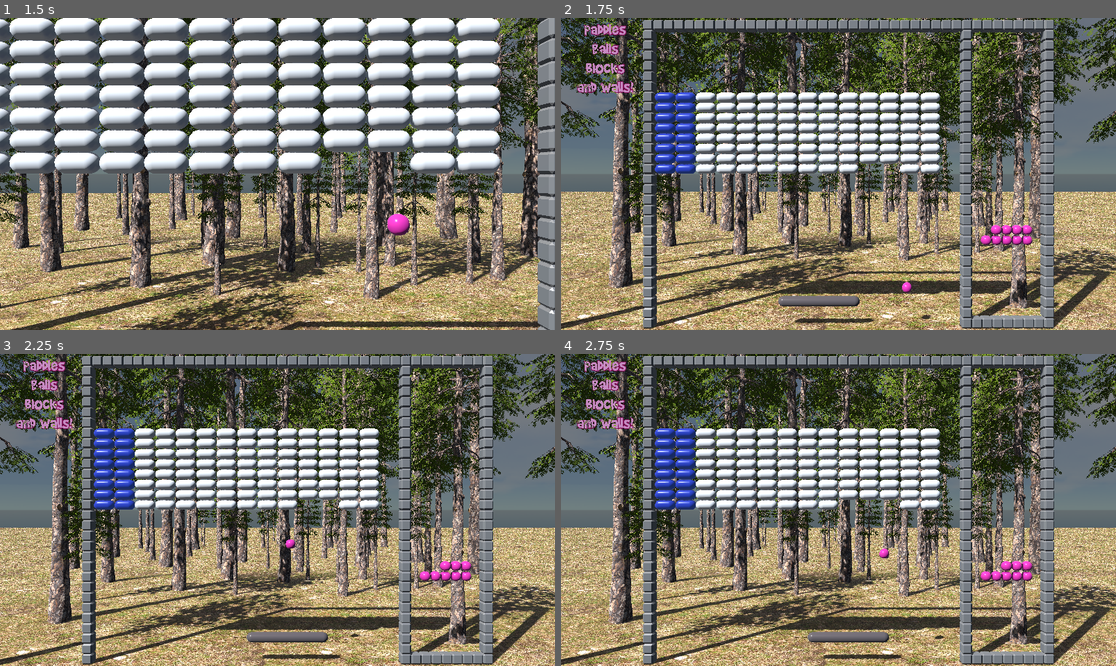
Above: before the commit, frames 1-4 (two rows, left to right).
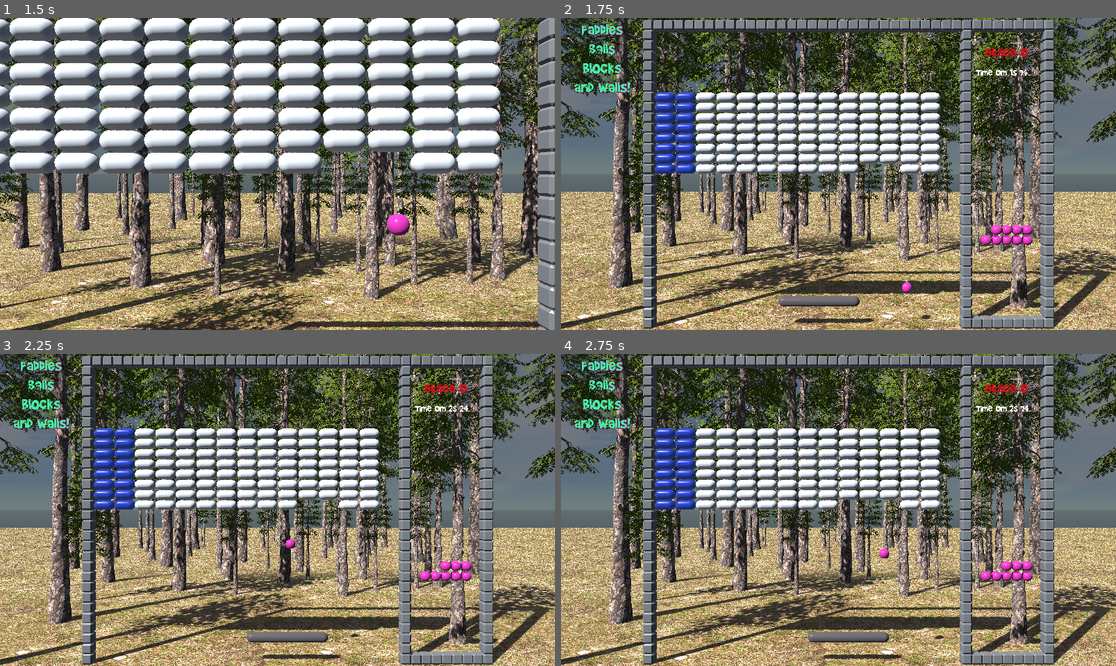
Above: after the commit, the same moments.

Repository: Chaduke/paddles_balls_blocks_walls
Game: Godot game, scene res://scenes/main.tscn
Same seed, same stepped clock (60 frames per second), same inputs: the game is played once before the commit and once after it.
Inputs (mouse positions are in pixels of both pictures, inside the frame that each line leads up to):
- Up to frame 1 (1.5 s): move the mouse to (305, 174) at 0.52 s; right-click (305, 174) at 0.6 s; move the mouse to (249, 174) at 1.27 s; click (249, 174) at 1.35 s
- Up to frame 2 (1.75 s): no input
- Up to frame 3 (2.25 s): tap Enter at 2 s; move the mouse to (288, 503) at 2.02 s; right-click (288, 503) at 2.1 s
- Up to frame 4 (2.75 s): no input

Frame 1 is identical in both runs. In frame 2, 1.0% of the frame differs, in the area x 2-85%, y 1-25%; in frame 3, 1.1%; in frame 4, 1.1%.

Commit message:
Added stage timer, end of stage at blocks zero

Diff:
--- a/scenes/ball.tscn
+++ b/scenes/ball.tscn
@@ -1,9 +1,10 @@
-[gd_scene load_steps=7 format=3 uid="uid://cfochh16du623"]
+[gd_scene load_steps=8 format=3 uid="uid://cfochh16du623"]
 
 [ext_resource type="Script" path="res://scripts/ball.gd" id="1_d5xv0"]
 [ext_resource type="PackedScene" uid="uid://dfcijeaxjupjj" path="res://assets/models/ball_regular.glb" id="2_07dlx"]
 [ext_resource type="AudioStream" uid="uid://gtoabgmrm6l3" path="res://assets/wave/ball.wav" id="3_8hym1"]
 [ext_resource type="AudioStream" uid="uid://byxx6h2dntgo8" path="res://assets/wave/block.wav" id="4_o2jvh"]
+[ext_resource type="AudioStream" uid="uid://bm567m2wkpkra" path="res://assets/wave/wall.wav" id="5_sc14a"]
 
 [sub_resource type="PhysicsMaterial" id="PhysicsMaterial_rf2yo"]
 friction = 0.0
@@ -34,4 +35,7 @@
 [node name="block" type="AudioStreamPlayer2D" parent="."]
 stream = ExtResource("4_o2jvh")
 
+[node name="wall" type="AudioStreamPlayer2D" parent="."]
+stream = ExtResource("5_sc14a")
+
 [connection signal="body_exited" from="." to="." method="_on_body_exited"]
--- a/scenes/block.tscn
+++ b/scenes/block.tscn
@@ -1,12 +1,10 @@
-[gd_scene load_steps=4 format=3 uid="uid://dqclg4jco6ayd"]
+[gd_scene load_steps=3 format=3 uid="uid://dqclg4jco6ayd"]
 
 [ext_resource type="PackedScene" uid="uid://cmob50oa7q85t" path="res://assets/models/basic_block.glb" id="1_lspox"]
-[ext_resource type="Script" path="res://scripts/block.gd" id="1_xlpnh"]
 
 [sub_resource type="CapsuleShape3D" id="CapsuleShape3D_0vcpp"]
 
 [node name="block" type="StaticBody3D"]
-script = ExtResource("1_xlpnh")
 
 [node name="basic_block" parent="." instance=ExtResource("1_lspox")]
 
--- a/scenes/main.tscn
+++ b/scenes/main.tscn
@@ -40,8 +40,8 @@
 environment = SubResource("Environment_enept")
 
 [node name="title_label" type="Label3D" parent="."]
-transform = Transform3D(1, 0, 0, 0, 1, 0, 0, 0, 1, -22.9186, 26.3756, -37)
-modulate = Color(0.773834, 0.542536, 0.760415, 1)
+transform = Transform3D(1, 0, 0, 0, 1, 0, 0, 0, 1, -23.2209, 26.3756, -37)
+modulate = Color(0.278431, 0.917647, 0.666667, 1)
 outline_modulate = Color(0.505326, 0.0915123, 0.341284, 1)
 text = "Paddles
 Balls
--- a/scenes/stage.tscn
+++ b/scenes/stage.tscn
@@ -6,6 +6,8 @@
 [ext_resource type="PackedScene" uid="uid://bq8crsnylxqyf" path="res://assets/models/pine1.glb" id="3_ab40y"]
 [ext_resource type="PackedScene" uid="uid://c7u3wjd7lh5q0" path="res://assets/models/ground.glb" id="4_ymuf5"]
 [ext_resource type="PackedScene" uid="uid://dfcijeaxjupjj" path="res://assets/models/ball_regular.glb" id="6_nk5t2"]
+[ext_resource type="FontFile" uid="uid://y2fv3f1jprtd" path="res://assets/fonts/bb.ttf" id="7_eeplf"]
+[ext_resource type="Script" path="res://scripts/time_label.gd" id="8_jrwyw"]
 
 [sub_resource type="BoxShape3D" id="BoxShape3D_uj3rf"]
 size = Vector3(40, 1, 1)
@@ -586,3 +588,18 @@
 
 [node name="ground2" parent="." instance=ExtResource("4_ymuf5")]
 transform = Transform3D(1, 0, 0, 0, 1, 0, 0, 0, 1, 16, 0, -23)
+
+[node name="stage_label" type="Label3D" parent="."]
+transform = Transform3D(1, 0, 0, 0, 1, 0, 0, 0, 1, 35, 27, 0)
+modulate = Color(0.865075, 0.0776522, 0.107639, 1)
+text = "Stage 0"
+font = ExtResource("7_eeplf")
+font_size = 280
+
+[node name="time_label" type="Label3D" parent="."]
+transform = Transform3D(1, 0, 0, 0, 1, 0, 0, 0, 1, 32, 25, 0)
+text = "Time 0m 0s 00"
+font = ExtResource("7_eeplf")
+font_size = 200
+horizontal_alignment = 0
+script = ExtResource("8_jrwyw")
--- a/scripts/ball.gd
+++ b/scripts/ball.gd
@@ -1,6 +1,7 @@
 extends RigidBody3D
 @onready var bounce = $bounce
 @onready var block = $block
+@onready var wall = $wall
 
 # Called when the node enters the scene tree for the first time.
 func _ready():
@@ -17,7 +18,10 @@
 		linear_velocity.y *= 1.1
 		linear_velocity.x += diff * 2
 		bounce.play()
-	if body.name.begins_with("block"):
+	elif body.name.begins_with("block"):
 		block.play()
 		body.queue_free()
 		linear_velocity.y*=1.1
+	else:
+		wall.play()
+		linear_velocity*=1.1
--- a/scripts/block.gd
+++ b/scripts/block.gd
@@ -1,5 +1,4 @@
 extends StaticBody3D
-
 
 # Called when the node enters the scene tree for the first time.
 func _ready():
--- a/scripts/main.gd
+++ b/scripts/main.gd
@@ -5,10 +5,12 @@
 var balls_left = 10
 @onready var stage = $stage
 @onready var camera = $Camera3D
+var blocks
 
 # Called when the node enters the scene tree for the first time.
 func _ready():
 	Input.set_mouse_mode(Input.MOUSE_MODE_CAPTURED)
+	blocks = stage.get_node("blocks")
 
 # Called every frame. 'delta' is the elapsed time since the previous frame.
 func _process(_delta):
@@ -24,6 +26,9 @@
 		if ball.position.y < 0: # Check if the ball has left the screen
 			ball.queue_free()
 			balls.erase(ball) # Remove from the list break # Exit loop to prevent errors from modifying the array while iterating
+	if blocks.get_child_count() == 0:
+		# reset the level for now
+		get_tree().reload_current_scene()
 
 func spawn_ball():
 	var spare_balls = stage.get_node("spare_balls")
--- /dev/null
+++ b/scripts/time_label.gd
@@ -0,0 +1,39 @@
+extends Label3D
+
+# Time variables
+var elapsed_time = 0.0
+var minutes = 0
+var seconds = 0
+var hundredths = 0
+
+# Reference to the Label3D node
+
+func _ready():
+	# Initialize the time_label text
+	text = format_time(elapsed_time)
+
+func _process(delta):
+	# Update the elapsed time
+	elapsed_time += delta
+
+	# Calculate minutes, seconds, and hundredths
+	minutes = int(elapsed_time / 60)
+	seconds = int(elapsed_time) % 60
+	hundredths = int(elapsed_time * 100) % 100
+
+	# Update the label text
+	text = "Time " + str(minutes) + "m " + str(seconds) + "s " + format_hundredths(hundredths)
+
+func format_time(time):
+	# Calculate minutes, seconds, and hundredths from the time
+	var mins = int(time / 60)
+	var secs = int(time) % 60
+	var hund = int(time * 100) % 100
+	return "Time " + str(mins) + "m " + str(secs) + "s " + format_hundredths(hund)
+
+func format_hundredths(h):
+	# Format hundredths to always be two digits
+	var hundredths_str = str(h)
+	if h < 10:
+		hundredths_str = "0" + hundredths_str
+	return hundredths_str
Not shown: 1 places in scenes/stage.tscn that only renumber resources
Not shown, added: assets/wave/wall.wav
Not shown, added: assets/wave/wall.wav.asd
